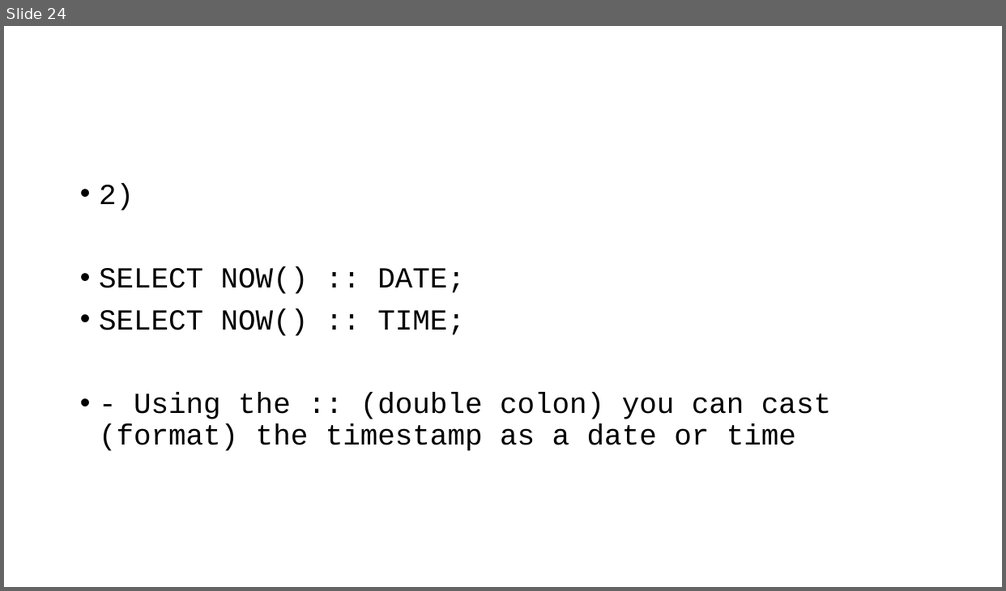
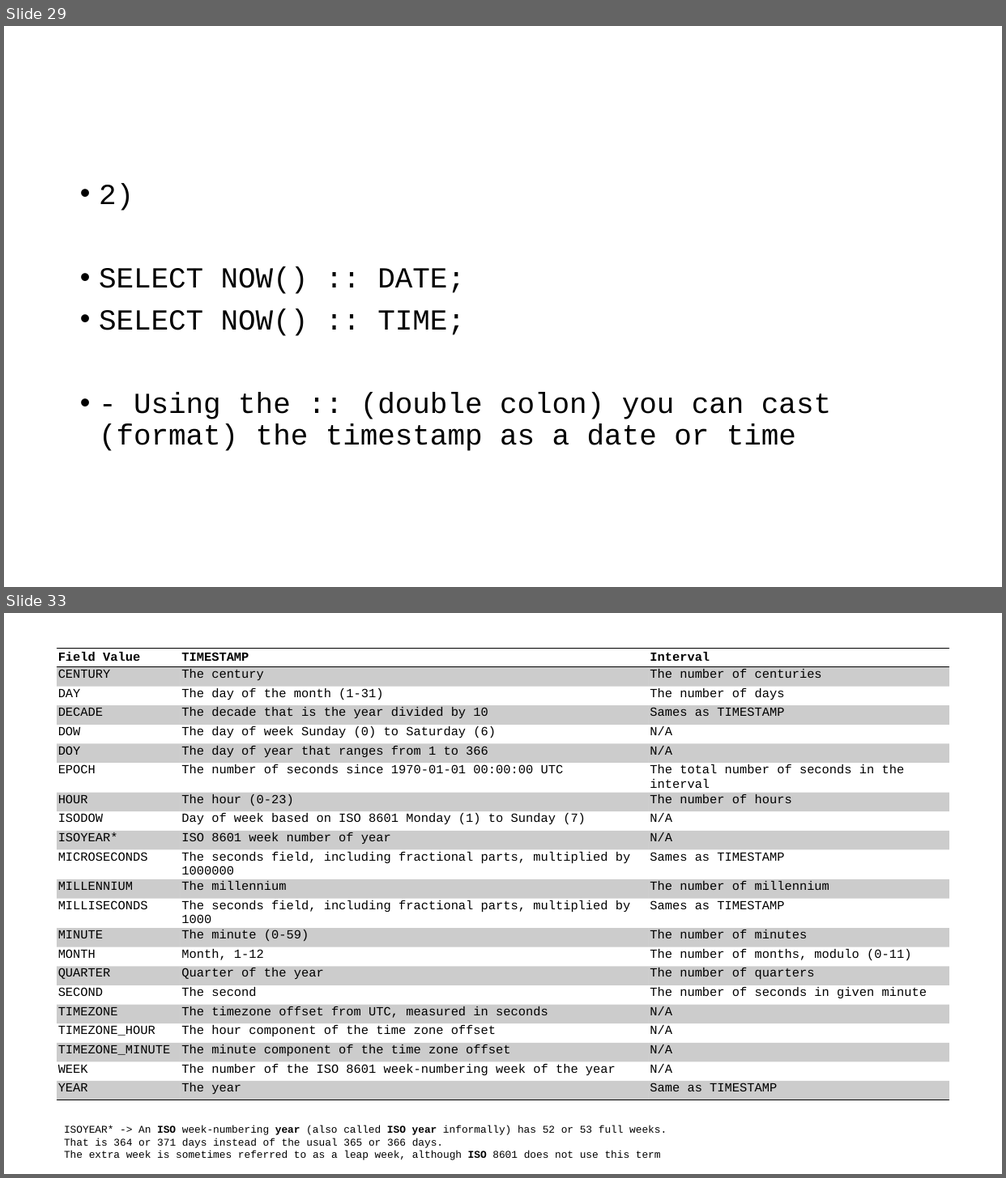
Before and after one commit to VadimAcosta/timestamps_and_intervals, a slide deck: times_and_dates.pptx. Shown one above the other, each under a label of ours: slide 24 before the commit, slides 29 and 33 after it; the slides between them are not shown. The pictures are 1006x591 and 1006x1178 pixels, drawn with LibreOffice and Linux fonts; fonts in the diff are those of the drawing. Boxes give left, top, right and bottom in pixels: in the first picture for what was removed or moved away, otherwise in the second. Text is boxed around its words. In the diff, an @@ line names an element or a change of style, - is before the commit and + after.

```diff
--- a/times_and_dates.pptx
+++ b/times_and_dates.pptx
@@ slide 33 added at (x1=4, y1=613, x2=1002, y2=1174), background #FFFFFF @@
@@ table added at (x1=57, y1=648, x2=949, y2=1106), 22 rows, 3 columns @@
+Field Value | TIMESTAMP | Interval
+CENTURY | The century | The number of centuries
+DAY | The day of the month (1-31) | The number of days
+DECADE | The decade that is the year divided by 10 | Sames as TIMESTAMP
+DOW | The day of week Sunday (0) to Saturday (6) | N/A
+DOY | The day of year that ranges from 1 to 366 | N/A
+EPOCH | The number of seconds since 1970-01-01 00:00:00 UTC | The total number of seconds in the interval
+HOUR | The hour (0-23) | The number of hours
+ISODOW | Day of week based on ISO 8601 Monday (1) to Sunday (7) | N/A
+ISOYEAR* | ISO 8601 week number of year | N/A
+MICROSECONDS | The seconds field, including fractional parts, multiplied by 1000000 | Sames as TIMESTAMP
+MILLENNIUM | The millennium | The number of millennium
+MILLISECONDS | The seconds field, including fractional parts, multiplied by 1000 | Sames as TIMESTAMP
+MINUTE | The minute (0-59) | The number of minutes
+MONTH | Month, 1-12 | The number of months, modulo (0-11)
+QUARTER | Quarter of the year | The number of quarters
+SECOND | The second | The number of seconds in given minute
+TIMEZONE | The timezone offset from UTC, measured in seconds | N/A
+TIMEZONE_HOUR | The hour component of the time zone offset | N/A
+TIMEZONE_MINUTE | The minute component of the time zone offset | N/A
+WEEK | The number of the ISO 8601 week-numbering week of the year | N/A
+YEAR | The year | Same as TIMESTAMP
@@ text added at (x1=64, y1=1126, x2=667, y2=1161), 10 pt, text #000000 @@
+ISOYEAR* -> An ISO week-numbering year (also called ISO year informally) has 52 or 53 full weeks.
+That is 364 or 371 days instead of the usual 365 or 366 days.
+The extra week is sometimes referred to as a leap week, although ISO 8601 does not use this term
@@ what was slide 24 is now slide 29 @@
```
Also in this commit, not shown: 2 slides changed, 8 other slides added, 6 other files.
